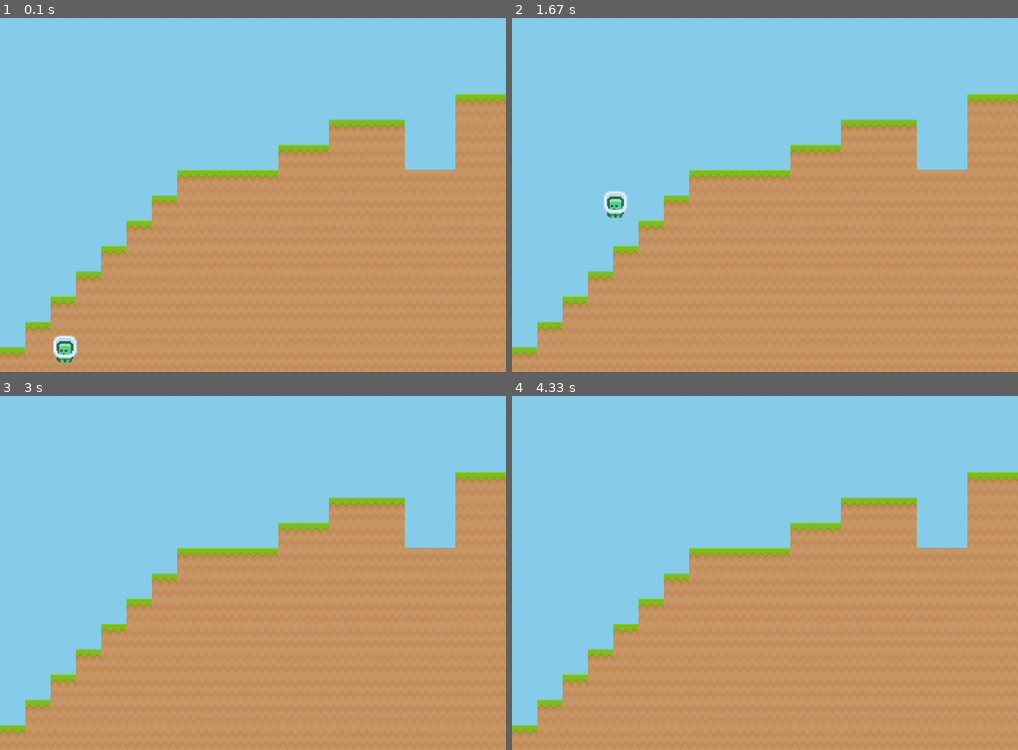
Above: before the commit, frames 1-4 (two rows, left to right).
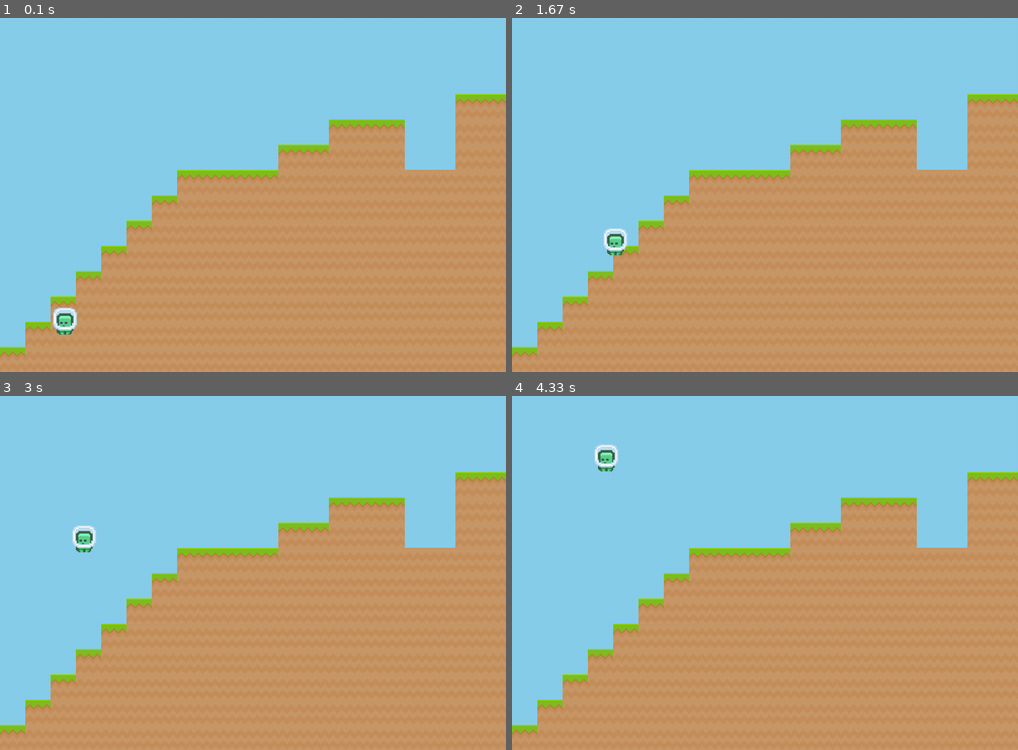
Above: after the commit, the same moments.

Repository: SaucisseRoyale/GTECH1-MINI-STUDIO-Groupe-2
Game: pygame game, started from World.py
Same seed, same stepped clock (60 frames per second), same inputs: the game is played once before the commit and once after it.
Inputs:
- Up to frame 1 (0.1 s): no input
- Up to frame 2 (1.67 s): hold Space 0.33-0.8 s; hold Right 0.33-0.8 s; hold Right 0.83-1.3 s; tap Space at 0.9, 1.2, 1.4 s; hold Right from 1.33 s (still down)
- Up to frame 3 (3 s): tap Space at 1.7, 1.9, 2.2, 2.47, 2.77, 2.9 s; release Right at 1.8 s; hold Left 1.83-2.37 s; hold Left 2.4-2.8 s; hold Right from 2.83 s (still down)
- Up to frame 4 (4.33 s): tap Space at 3.2, 3.57, 3.87, 4.07 s; release Right at 3.47 s; hold Left 3.5-3.97 s; hold Right from 4 s (still down)

The runs differ from the first frame. In frame 1, 0.6% of the frame differs, in the area x 10-16%, y 81-98%; in frame 2, 0.6%; in frame 3, 0.3%; in frame 4, 0.3%.

Commit message:
Update Jump

Diff:
--- a/World.py
+++ b/World.py
@@ -49,7 +49,7 @@
         self.rect = self.image.get_rect()
         self.rect.x = x
         self.rect.y = y
-        self.vel_y = 0
+        self.vel_y : float= 0.0
         self.jumped = False
 
     def update(self):
@@ -57,28 +57,38 @@
         dy = 0
 
         key = pygame.key.get_pressed()
-        if key[pygame.K_SPACE] and self.jumped == False:
-            self.vel_y = -15
-            self.jumped = True
-        if key[pygame.K_SPACE] == False:
-            self.jumped = False
-        if key[pygame.K_LEFT]:
+        if key[K_LEFT]:
             dx -= move_speed
-        if key[pygame.K_RIGHT]:
+        if key[K_RIGHT]:
             dx += move_speed
 
-        self.vel_y += 1
+        # Initier le saut
+        if key[K_SPACE] and not self.jumped:
+            self.vel_y = -2
+            self.jumped = True
+        if not key[K_SPACE]:
+            self.jumped = False
+
+        # Appliquer la gravité
+        self.vel_y += 1 * 0.016
         if self.vel_y > 10:
             self.vel_y = 10
+
         dy += self.vel_y
 
+        # Vérifier le contact avec le sol
+        if self.rect.bottom + dy > screen_height:
+            dy = screen_height - self.rect.bottom
+            self.vel_y = 0
+            self.jumped = False
 
+        # Mise à jour des coordonnées du joueur
         self.rect.x += dx
         self.rect.y += dy
-        if self.rect.bottom > screen_height:
-            self.rect.bottom = screen_height
-            dy = 0
+
+
         screen.blit(self.image, self.rect)
+
 
 world_data = [
 [0, 0, 0, 0, 0, 0, 0, 0, 0, 0, 0, 0, 0, 0, 0, 0, 0, 0, 0, 0],
